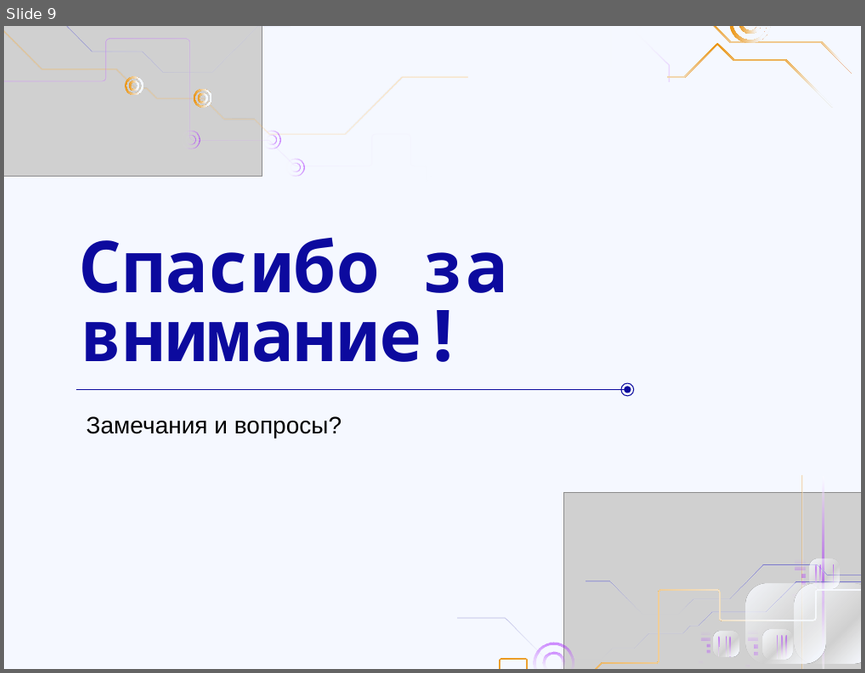
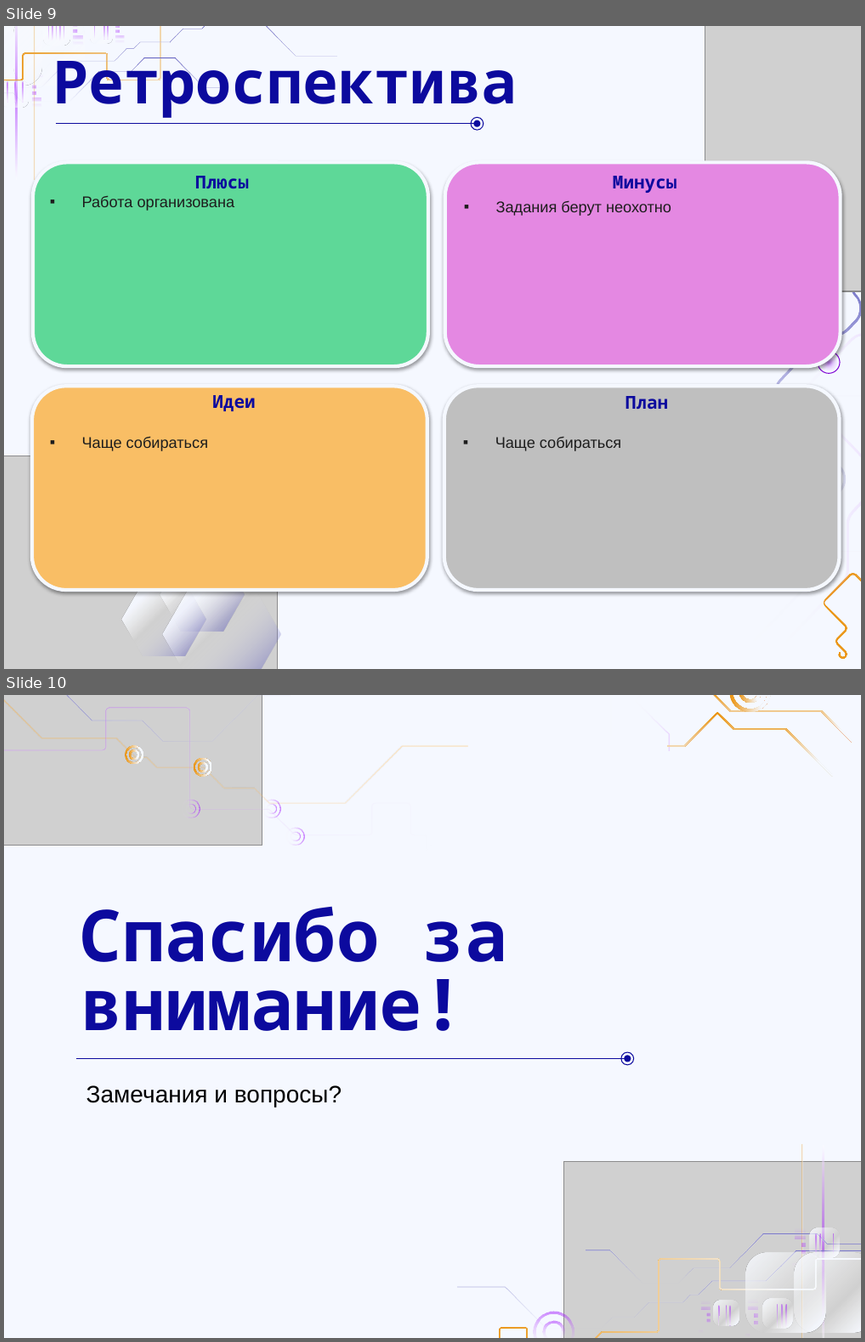
Before and after one commit to DaL1ner/virtual_queue_management_system, a slide deck: reports/presentation/sprint-01.pptx. Shown one above the other, each under a label of ours: slide 9 before the commit, slides 9 and 10 after it. The pictures are 865x673 and 865x1342 pixels, drawn with LibreOffice and Linux fonts; fonts in the diff are those of the drawing; grey boxes stand for pictures. Boxes give left, top, right and bottom in pixels: in the first picture for what was removed or moved away, otherwise in the second. Text is boxed around its words. In the diff, an @@ line names an element or a change of style, - is before the commit and + after.

```diff
--- a/reports/presentation/sprint-01.pptx
+++ b/reports/presentation/sprint-01.pptx
@@ slide 9 added at (x1=4, y1=26, x2=861, y2=669), background #F5F8FF @@
@@ group added at (x1=4, y1=26, x2=337, y2=255): 28 freeform shapes @@
@@ title added at (x1=52, y1=47, x2=517, y2=118), 50 pt, text #0C0A9E, bold @@
+Ретроспектива
@@ line added from (56, 124) to (474, 124), #0C0A9E 0.75 pt @@
@@ ellipse added at (x1=471, y1=117, x2=483, y2=130), outline #0C0A9E 0.75 pt @@
@@ ellipse added at (x1=473, y1=120, x2=480, y2=127), fill #0C0A9E @@
@@ rounded rectangle added at (x1=33, y1=162, x2=428, y2=366), fill #5ED898, outline #F5F8FF 3 pt @@
@@ text added at (x1=195, y1=176, x2=249, y2=188), 15 pt, text #0C0A9E, bold @@
+Плюсы
@@ rounded rectangle added at (x1=445, y1=162, x2=840, y2=366), fill #E488E2, outline #F5F8FF 3 pt @@
@@ text added at (x1=613, y1=176, x2=677, y2=193), 15 pt, text #0C0A9E, bold @@
+Минусы
@@ text added at (x1=82, y1=195, x2=235, y2=210), 13 pt, text #1D1D1D @@
+▪ Работа организована
@@ text added at (x1=496, y1=200, x2=671, y2=216), 13 pt, text #1D1D1D @@
+▪ Задания берут неохотно
@@ group added at (x1=705, y1=26, x2=861, y2=658): 5 freeform shapes, 2 ellipses, 1 picture @@
@@ rounded rectangle added at (x1=32, y1=386, x2=427, y2=590), fill #F9BE65, outline #F5F8FF 3 pt @@
@@ text added at (x1=212, y1=395, x2=255, y2=411), 15 pt, text #0C0A9E, bold @@
+Идеи
@@ rounded rectangle added at (x1=444, y1=386, x2=840, y2=590), fill #BFBFBF, outline #F5F8FF 3 pt @@
@@ text added at (x1=625, y1=396, x2=668, y2=408), 15 pt, text #0C0A9E, bold @@
+План
@@ text added at (x1=82, y1=436, x2=208, y2=451), 13 pt, text #1D1D1D @@
+▪ Чаще собираться
@@ text added at (x1=495, y1=437, x2=621, y2=451), 13 pt, text #1D1D1D @@
+▪ Чаще собираться
@@ group added at (x1=4, y1=455, x2=281, y2=669): 3 freeform shapes, 1 picture @@
@@ what was slide 9 is now slide 10 @@
```
Also in this commit, not shown: 2 slides changed, 1 other file.
